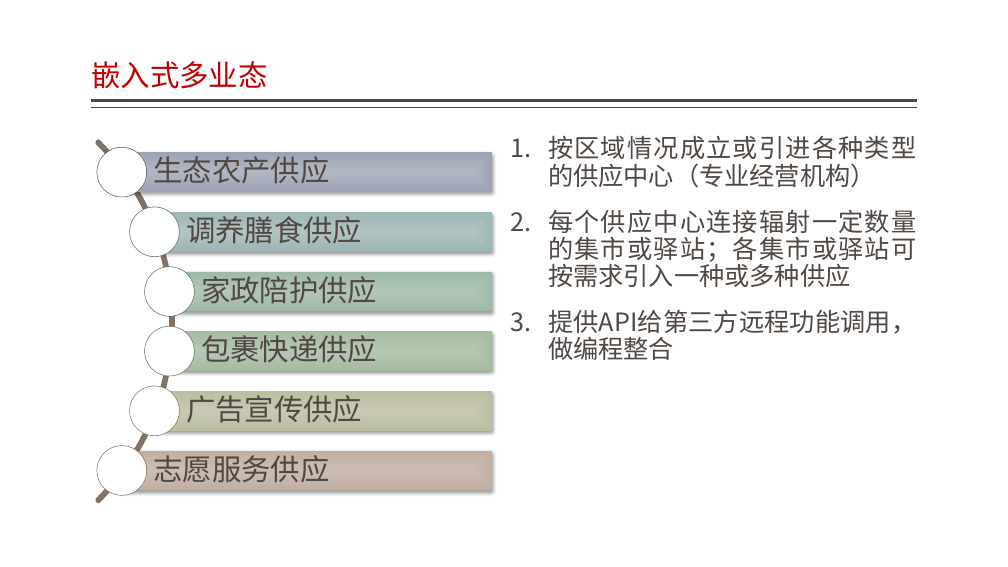
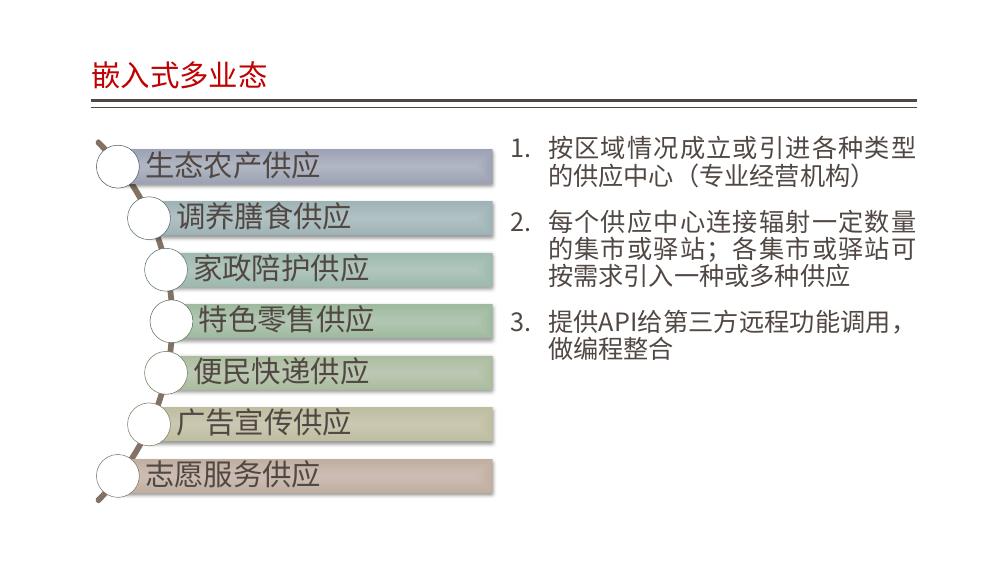
Before and after one commit to jzgi/chainsmart, a slide deck: slide 24 of Docs/振兴设计概要.pptx. Drawn at 1008x567 pixels with LibreOffice and Linux fonts; fonts in the diff are those of the drawing. Boxes give left, top, right and bottom in pixels: in the first picture for what was removed or moved away, otherwise in the second. Text is boxed around its words. In the diff, an @@ line names an element or a change of style, - is before the commit and + after.

```diff
--- a/Docs/振兴设计概要.pptx
+++ b/Docs/振兴设计概要.pptx
@@ ellipse: place and size @@
-ellipse at bbox=[97, 147, 147, 197]
+ellipse at bbox=[97, 145, 140, 188]
@@ text "生态农产供应" rewrapped from bbox=[153, 156, 329, 183] to bbox=[145, 146, 321, 178] @@
@@ rectangle: place and size @@
-rectangle at bbox=[122, 152, 492, 192]
+rectangle at bbox=[118, 150, 493, 184]
@@ ellipse: place and size @@
-ellipse at bbox=[129, 207, 179, 257]
+ellipse at bbox=[128, 197, 171, 240]
@@ ellipse at bbox=[128, 197, 171, 240]: outline #566E6F 0.5 pt to #556B6E 0.5 pt @@
@@ text "调养膳食供应": place and size @@
-text "调养膳食供应" at bbox=[186, 211, 362, 243]
+text "调养膳食供应" at bbox=[176, 198, 352, 229]
@@ rectangle: place and size @@
-rectangle at bbox=[154, 212, 492, 252]
+rectangle at bbox=[149, 201, 493, 235]
@@ rectangle at bbox=[149, 201, 493, 235]: fill gradient #B1C3C4 to #9EB7B7 to gradient #B1C1C3 to #9EB3B7 @@
@@ ellipse: place and size @@
-ellipse at bbox=[144, 267, 194, 317]
+ellipse at bbox=[144, 248, 188, 291]
@@ ellipse at bbox=[144, 248, 188, 291]: outline #5A7463 0.5 pt to #597268 0.5 pt @@
@@ text "家政陪护供应": place and size @@
-text "家政陪护供应" at bbox=[201, 271, 377, 304]
+text "家政陪护供应" at bbox=[193, 249, 369, 282]
@@ rectangle: place and size @@
-rectangle at bbox=[169, 271, 492, 312]
+rectangle at bbox=[166, 253, 493, 287]
@@ rectangle at bbox=[166, 253, 493, 287]: fill gradient #B1C6B8 to #9FBAA8 to gradient #B1C5BC to #9FB9AD @@
@@ ellipse added at bbox=[150, 300, 193, 343], fill #FFFFFF, outline #5C765D 0.5 pt @@
@@ rectangle added at bbox=[172, 304, 493, 338], fill gradient #B1C7B2 to #9FBBA0 @@
@@ text added at bbox=[199, 301, 375, 333], 28 pt, text #514843 @@
+特色零售供应
@@ ellipse: place and size @@
-ellipse at bbox=[144, 327, 194, 377]
+ellipse at bbox=[144, 352, 188, 395]
@@ ellipse at bbox=[144, 352, 188, 395]: outline #65785E 0.5 pt to #6C7A5F 0.5 pt @@
@@ rectangle: place and size @@
-rectangle at bbox=[169, 331, 492, 371]
+rectangle at bbox=[166, 355, 493, 389]
@@ rectangle at bbox=[166, 355, 493, 389]: fill gradient #B7C8B2 to #A7BC9F to gradient #BCC8B2 to #ADBDA0 @@
@@ text at bbox=[193, 352, 369, 384]: text changed @@
-包裹快递供应
+便民快递供应
@@ ellipse: place and size @@
-ellipse at bbox=[129, 386, 179, 436]
+ellipse at bbox=[128, 403, 171, 446]
@@ ellipse at bbox=[128, 403, 171, 446]: outline #7B7D62 0.5 pt to #7E7D63 0.5 pt @@
@@ text "广告宣传供应": place and size @@
-text "广告宣传供应" at bbox=[186, 390, 362, 423]
+text "广告宣传供应" at bbox=[176, 404, 352, 436]
@@ rectangle: place and size @@
-rectangle at bbox=[154, 391, 492, 431]
+rectangle at bbox=[149, 408, 493, 442]
@@ rectangle at bbox=[149, 408, 493, 442]: fill gradient #C8CAB2 to #BCBFA0 to gradient #CAC9B2 to #BFBEA0 @@
@@ ellipse: place and size @@
-ellipse at bbox=[97, 445, 147, 495]
+ellipse at bbox=[97, 454, 140, 498]
@@ text "志愿服务供应": place and size @@
-text "志愿服务供应" at bbox=[153, 450, 329, 482]
+text "志愿服务供应" at bbox=[145, 455, 321, 487]
@@ rectangle: place and size @@
-rectangle at bbox=[122, 451, 492, 491]
+rectangle at bbox=[118, 459, 493, 493]
```
Also in this commit, not shown: 4 other slides changed, 50 other files.
